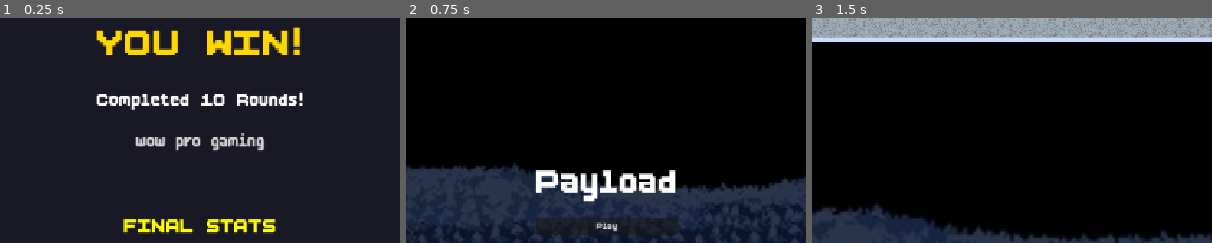
Above: before the commit, frames 1-3 (left to right).
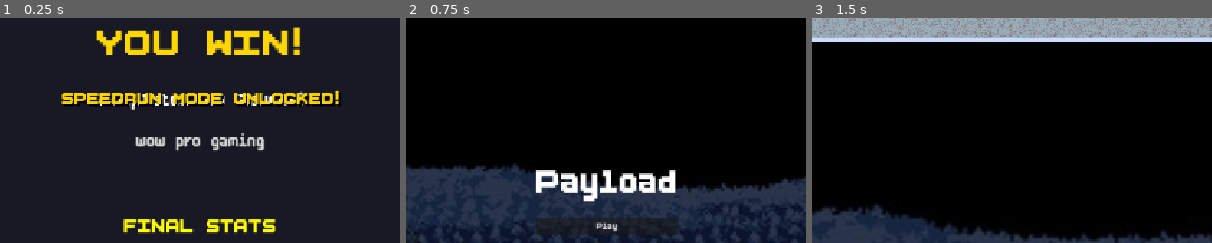
Above: after the commit, the same moments.

Repository: eltonchan1/payload
Game: Godot game, scene res://winscreen.tscn
The game is run twice, just before and just after one commit, with the same random seed, the same clock (stepped at 60 frames per second) and the same inputs. This scene is started directly instead of the project's main scene.
Inputs:
- Up to frame 1 (0.25 s): no input
- Up to frame 2 (0.75 s): click "Return to Main Menu" at 0.5 s
- Up to frame 3 (1.5 s): click "Play" at 1.25 s
The pictures show only the part of the screen within x 25-75%, y 0-50%; the shares and areas given below are measured in that part.

The runs differ from the first frame. In frame 1, 3.4% of the frame differs, in the area x 15-86%, y 32-40%; in frame 2, nothing differs; in frame 3, nothing differs.

Commit message:
speedrun9

Diff:
--- a/winscreen.gd
+++ b/winscreen.gd
@@ -3,8 +3,8 @@
 var yay_sfx: AudioStreamPlayer
 
 func _ready():
-	# check if was a speedrun completion
-	# speedrun already ended by levelmanager but can check if time > 0
+	# Check if this was a speedrun completion
+	# The speedrun is already ended by LevelManager, but we can check if time > 0
 	var is_speedrun = false
 	var speedrun_time = 0.0
 
@@ -13,12 +13,12 @@
 		print("SpeedrunManager found. speedrun_time = ", manager.speedrun_time)
 		print("speedrun_active = ", manager.speedrun_active)
 		print("speedrun_paused = ", manager.speedrun_paused)
-		# if theres recorded time, was a speedrun
+		# If there's a recorded time, this was a speedrun
 		if manager.speedrun_time > 0:
 			is_speedrun = true
 			speedrun_time = manager.speedrun_time
 			print("Speedrun detected! Time: ", manager.format_time(speedrun_time))
-			# dont reset, need the time for display
+			# Don't reset yet - we need the time for display
 		else:
 			print("No speedrun time recorded (time is 0)")
 	else:
@@ -26,14 +26,14 @@
 
 	print("is_speedrun = ", is_speedrun)
 
-	# build ui
+	# Build UI programmatically
 	build_win_screen(is_speedrun)
 	yay_sfx = AudioStreamPlayer.new()
 	yay_sfx.bus = "SFX"
 	yay_sfx.stream = preload("res://audio/sfx/yay.mp3")
 	add_child(yay_sfx)
 
-	# get stats from levelmanager
+	# Get stats from LevelManager
 	var level_manager = get_node("/root/LevelManager")
 
 	if level_manager:
@@ -43,26 +43,26 @@
 	print("YOU WIN!")
 
 func build_win_screen(is_speedrun: bool = false):
-	# set fullscreen
+	# Set full screen
 	set_anchors_preset(Control.PRESET_FULL_RECT)
 
-	# bg
+	# Background
 	var bg = ColorRect.new()
 	bg.set_anchors_preset(Control.PRESET_FULL_RECT)
 	bg.color = Color(0.1, 0.1, 0.15)
 	add_child(bg)
 
-	# centre container
+	# Center container
 	var center = CenterContainer.new()
 	center.set_anchors_preset(Control.PRESET_FULL_RECT)
 	add_child(center)
 
-	# main vbox
+	# Main VBox
 	var vbox = VBoxContainer.new()
 	vbox.add_theme_constant_override("separation", 30)
 	center.add_child(vbox)
 
-	# title
+	# Title
 	var title = Label.new()
 	title.text = "YOU WIN!"
 	title.horizontal_alignment = HORIZONTAL_ALIGNMENT_CENTER
@@ -70,7 +70,7 @@
 	title.add_theme_color_override("font_color", Color.GOLD)
 	vbox.add_child(title)
 
-	# rounds completed/speedrun time
+	# Rounds completed (or speedrun time)
 	var rounds_label = Label.new()
 	rounds_label.name = "RoundsLabel"
 	if is_speedrun:
@@ -82,7 +82,7 @@
 	rounds_label.add_theme_color_override("font_color", Color.WHITE)
 	vbox.add_child(rounds_label)
 
-	# challenge text/speedrun time
+	# Challenge text / Speedrun time
 	var challenge_label = Label.new()
 	challenge_label.name = "ChallengeLabel"
 	challenge_label.text = ""
@@ -95,14 +95,14 @@
 		challenge_label.add_theme_color_override("font_color", Color.LIGHT_GRAY)
 	vbox.add_child(challenge_label)
 
-	# show stats if not speedrun
+	# Only show stats if NOT speedrun
 	if not is_speedrun:
-		# spacer
+		# Spacer
 		var spacer1 = Control.new()
 		spacer1.custom_minimum_size = Vector2(0, 30)
 		vbox.add_child(spacer1)
 
-		# stats title
+		# Stats title
 		var stats_title = Label.new()
 		stats_title.text = "FINAL STATS"
 		stats_title.horizontal_alignment = HORIZONTAL_ALIGNMENT_CENTER
@@ -110,7 +110,7 @@
 		stats_title.add_theme_color_override("font_color", Color.YELLOW)
 		vbox.add_child(stats_title)
 
-		# stats container
+		# Stats container - centered
 		var stats_center = CenterContainer.new()
 		vbox.add_child(stats_center)
 
@@ -119,7 +119,7 @@
 		stats_container.add_theme_constant_override("separation", 15)
 		stats_center.add_child(stats_container)
 
-		# create stat labels
+		# Create stat labels
 		var speed_label = create_stat_label("Speed", "1.0x")
 		speed_label.name = "SpeedLabel"
 		stats_container.add_child(speed_label)
@@ -136,12 +136,12 @@
 		blocks_label.name = "BlocksLabel"
 		stats_container.add_child(blocks_label)
 
-	# spacer
+	# Spacer
 	var spacer2 = Control.new()
 	spacer2.custom_minimum_size = Vector2(0, 30)
 	vbox.add_child(spacer2)
 
-	# menu button
+	# Menu button
 	var menu_button = Button.new()
 	menu_button.text = "Return to Main Menu"
 	menu_button.custom_minimum_size = Vector2(300, 60)
@@ -169,12 +169,12 @@
 	return hbox
 
 func display_stats(level_manager, is_speedrun: bool = false):
-	# check if any upgrades purchased
+	# Check if any upgrades were purchased
 	var used_upgrades = (level_manager.player_speed_multiplier != 1.0 or
 						 level_manager.player_jump_multiplier != 1.0 or
 						 level_manager.player_gravity_multiplier != 1.0)
 
-	# update rounds label for speedrun
+	# Update rounds label for speedrun category
 	if is_speedrun:
 		var rounds_label = find_node_recursive(self, "RoundsLabel")
 		if rounds_label:
@@ -183,11 +183,11 @@
 			else:
 				rounds_label.text = "chat is this a min% wr"
 
-	# update challenge text
+	# Update challenge text
 	var challenge_label = find_node_recursive(self, "ChallengeLabel")
 	if challenge_label:
 		if is_speedrun:
-			# show speedrun time
+			# Show speedrun time
 			if has_node("/root/SpeedrunManager"):
 				var manager = get_node("/root/SpeedrunManager")
 				challenge_label.text = manager.format_time(manager.speedrun_time)
@@ -197,14 +197,14 @@
 			else:
 				challenge_label.text = "wow pro gaming"
 
-	# only update stats if not speedrun
+	# Only update stats if NOT speedrun
 	if not is_speedrun:
-		# update rounds
+		# Update rounds
 		var rounds_label = get_node_or_null("CenterContainer/VBoxContainer/RoundsLabel")
 		if rounds_label:
 			rounds_label.text = "Completed " + str(level_manager.levels_completed) + " Rounds!"
 
-		# update stats
+		# Update stats - search for nodes recursively
 		var speed_value = find_node_recursive(self, "SpeedLabel")
 		if speed_value:
 			var value_node = speed_value.get_node_or_null("Value")
@@ -229,15 +229,40 @@
 			if value_node:
 				value_node.text = str(level_manager.player_blocks)
 
-		# unlock speedrun when beating normally
+		# Unlock speedrun mode when beating normally (not in speedrun)
 		if has_node("/root/SpeedrunManager"):
 			var speedrun_manager = get_node("/root/SpeedrunManager")
 			if not speedrun_manager.speedrun_unlocked:
 				speedrun_manager.unlock_speedrun()
+				# Show notification immediately on win screen
+				show_speedrun_unlock_notification()
 				print("✓ Unlocked speedrun mode for first completion!")
 	else:
-		# already completed in speedrun mode
+		# Already completed in speedrun mode
 		print("Completed in speedrun mode - speedrun already unlocked")
+
+func _on_menu_pressed():
+	# Unequip all items
+	var inventory_ui = get_node_or_null("/root/InventoryUI")
+	if inventory_ui:
+		inventory_ui.unequip_all_items()
+		print("✓ Unequipped all items before returning to menu")
+
+	# Reset shop (clear upgrades and purchases)
+	var shop_ui = get_node_or_null("/root/ShopUI")
+	if shop_ui:
+		shop_ui.reset_shop()
+		print("✓ Reset shop upgrades before returning to menu")
+
+	# Reset speedrun for next time
+	if has_node("/root/SpeedrunManager"):
+		get_node("/root/SpeedrunManager").stop_speedrun()
+
+	# Reset game and go to main menu
+	var level_manager = get_node("/root/LevelManager")
+	if level_manager:
+		level_manager.reset_game()
+	get_tree().change_scene_to_file("res://mainmenu.tscn")
 
 func find_node_recursive(node: Node, node_name: String) -> Node:
 	if node.name == node_name:
@@ -248,25 +273,25 @@
 			return result
 	return null
 
-func _on_menu_pressed():
-	# unequip all items
-	var inventory_ui = get_node_or_null("/root/InventoryUI")
-	if inventory_ui:
-		inventory_ui.unequip_all_items()
-		print("✓ Unequipped all items before returning to menu")
-
-	# reset shop (clear upgrades & purchases)
-	var shop_ui = get_node_or_null("/root/ShopUI")
-	if shop_ui:
-		shop_ui.reset_shop()
-		print("✓ Reset shop upgrades before returning to menu")
-
-	# reset speedrun for next time
-	if has_node("/root/SpeedrunManager"):
-		get_node("/root/SpeedrunManager").stop_speedrun()
-
-	# reset game & go to main menu
-	var level_manager = get_node("/root/LevelManager")
-	if level_manager:
-		level_manager.reset_game()
-	get_tree().change_scene_to_file("res://mainmenu.tscn")
+func show_speedrun_unlock_notification():
+	# Create a temporary label to show unlock message
+	var label = Label.new()
+	label.text = "SPEEDRUN MODE UNLOCKED!"
+	label.add_theme_font_size_override("font_size", 32)
+	label.add_theme_color_override("font_color", Color.GOLD)
+	label.horizontal_alignment = HORIZONTAL_ALIGNMENT_CENTER
+	label.position = Vector2(get_viewport_rect().size.x / 2 - 200, 100)
+
+	# Add shadow for visibility
+	label.add_theme_color_override("font_shadow_color", Color.BLACK)
+	label.add_theme_constant_override("shadow_offset_x", 3)
+	label.add_theme_constant_override("shadow_offset_y", 3)
+
+	add_child(label)
+
+	# Fade out and remove
+	var tween = create_tween()
+	tween.tween_property(label, "modulate:a", 0.0, 2.0).set_delay(2.0)
+	tween.tween_callback(label.queue_free)
+
+	print("✓ Showing speedrun unlock notification on win screen!")
Not shown, changed: export/index.apple-touch-icon.png.import
Not shown, changed: export/index.icon.png.import
Not shown, changed: export/index.png.import
Not shown, changed: export/index.html
Not shown, changed: export/index.pck
Not shown, changed: export/payload.zip
